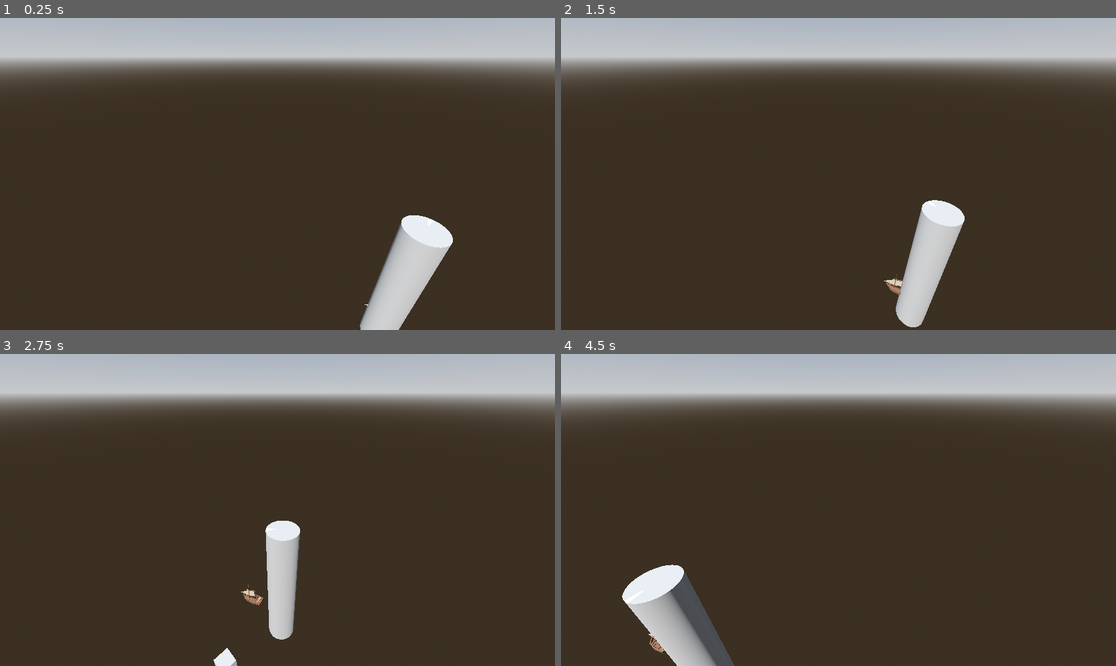
Above: before the commit, frames 1-4 (two rows, left to right).
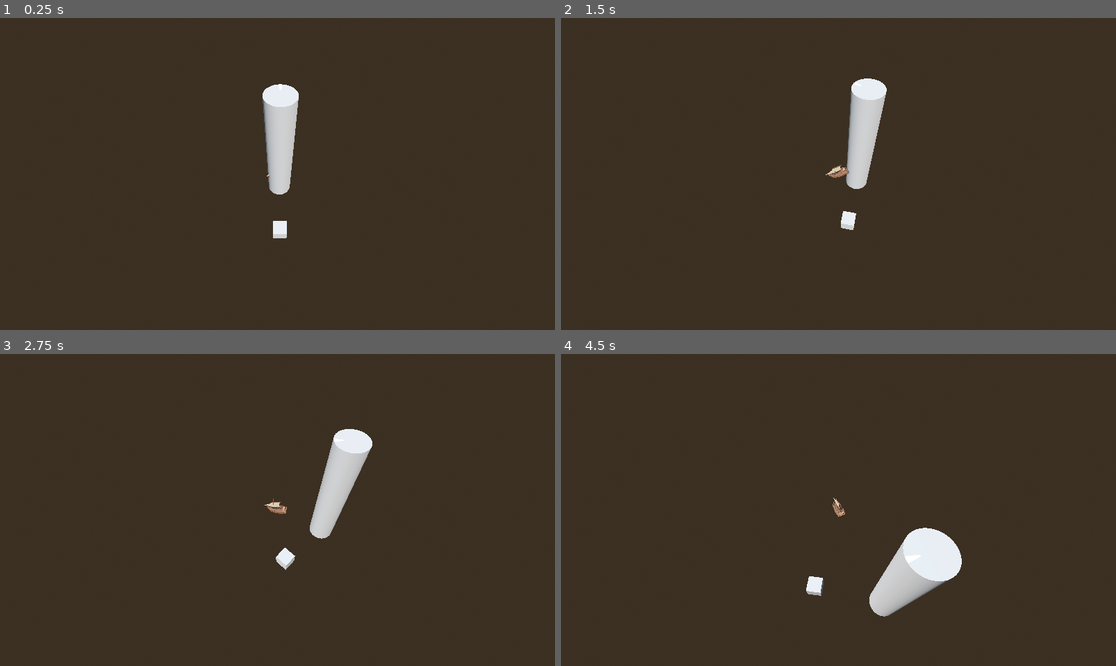
Above: after the commit, the same moments.

Repository: Yrthgze/Lighthouse
Game: Godot game, scene res://scenes/main_level.tscn
The game is run twice, just before and just after one commit, with the same random seed, the same clock (stepped at 60 frames per second) and the same inputs.
Inputs:
- Up to frame 1 (0.25 s): no input
- Up to frame 2 (1.5 s): hold D (rotate_lighthouse_right) 0.53-1.28 s; hold Q (rotate_left) from 1.28 s (still down)
- Up to frame 3 (2.75 s): release Q (rotate_left) at 2.03 s; hold D (rotate_lighthouse_right) from 2.03 s (still down)
- Up to frame 4 (4.5 s): release D (rotate_lighthouse_right) at 3.53 s; hold Q (rotate_left) from 3.53 s (still down)

The runs differ from the first frame. In frame 1, 24% of the frame differs, in the area x 0-100%, y 0-100%; in frame 2, 24%; in frame 3, 23%; in frame 4, 26%.
Error before the commit: Invalid call. Nonexistent function 'get_real_position' in base 'Node3D (boat.gd)'. (res://scripts/camera/IsometricCamera.gd:26)

Commit message:
[TheLighthouse]: Camera following the boat at constant speed, hotfix

Diff:
--- a/scripts/allies/boat.gd
+++ b/scripts/allies/boat.gd
@@ -7,7 +7,7 @@
 
 var is_moving: bool = false
 # Variables de configuración
-var max_speed = 1.0  # Velocidad máxima en unidades por segundo
+var max_speed = 2.0  # Velocidad máxima en unidades por segundo
 var acceleration_duration = 4.0  # Duración en segundos para alcanzar la velocidad máxima
 var deceleration_progress = 0.5  # Distancia desde el final de la curva donde comenzará a desacelerar
 var start_time = 0.0  # Tiempo de inicio del movimiento
@@ -51,11 +51,14 @@
 		is_moving = false
 		move_speed = 0
 
+func get_real_position() -> Vector3:
+	return	nav_path_follower.global_transform.origin
+
 func move(delta):
 	move_speed = get_current_speed(nav_path_follower.progress_ratio)
 	#var new_progress_ratio = move_speed * delta * 0.1
 	#advance_curve_progress(new_progress_ratio)
-	nav_path_follower.progress += 1.0 * delta
+	nav_path_follower.progress += max_speed * delta
 	var a_p_ratio = nav_path_follower.progress_ratio
 	print(move_speed)
 	#look_at(nav_path_follower.global_transform.origin + nav_path_follower.transform.basis.z, Vector3.UP)
@@ -88,10 +91,10 @@
 		var middle_pos = get_turn_direction_point(start_pos, target_pos)
 
 		# Limpiar y añadir nuevos puntos a la curva
-		# nav_path.curve.clear_points()
-		# nav_path.curve.add_point(start_pos)
-		# nav_path.curve.add_point(middle_pos)
-		# nav_path.curve.add_point(target_pos)
+		nav_path.curve.clear_points()
+		nav_path.curve.add_point(start_pos)
+		nav_path.curve.add_point(middle_pos)
+		nav_path.curve.add_point(target_pos)
 		nav_path_follower.loop = false
 		nav_path_follower.progress = 0 # Reinicia el offset para empezar el movimiento
 		is_moving = true
--- a/scripts/camera/IsometricCamera.gd
+++ b/scripts/camera/IsometricCamera.gd
@@ -10,7 +10,7 @@
 var angle: float = 0.0
 
 func _ready():
-	target = $"../Boat"
+	target = %Boat
 
 func _process(delta: float) -> void:
 	if target != null:
@@ -20,7 +20,7 @@
 
 		# Calculates the camera new position
 		var offset: Vector3 = Vector3(sin(angle) * distance, height, cos(angle) * distance)
-		global_transform.origin = target.global_transform.origin + offset
+		global_transform.origin = target.get_real_position() + offset
 
 		# Makes the camera look at the position
 		look_at(target.get_real_position(), Vector3.UP)
